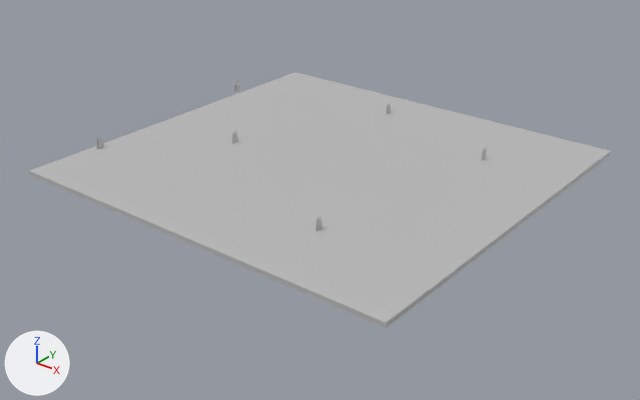
The FBX model Daniel/Uddermadness3rd/Main/Assets/Models/grass.fbx: old version first, new version second.
Camera for both pictures: a 50 mm lens placed at (0.146, -0.319, 0.177), pointed at (-0.103, -0.009, -0.015). Every picture has the same lights, and +X, +Y and +Z are marked at lower left. Where no turn or scale is listed for an object, it has been applied to the vertices.
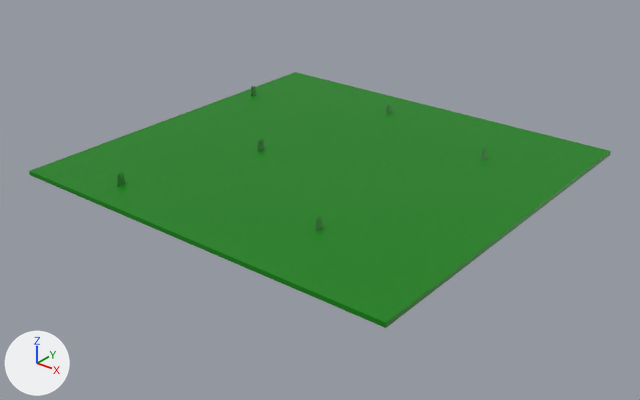
The newer file is also turned or shifted as a whole; pictures and numbers use the older file's frame.

What changed in the scene script:
```text
Change mat_lambert1:
    mat_lambert1.base_color: (0.5, 0.5, 0.5) -> (0.0, 0.218, 0.0)  # grey #bcbcbc -> green #008100
```

Location of each change, [x1, y1, x2, y2] in pixels of the pictures (640 x 400 px):
'terrain', recoloured (grey to green): [29, 72, 611, 328] in both
'pCube2.003', recoloured: [97, 138, 120, 186] in both
'pCube3.003', recoloured: [99, 138, 123, 186] in both
'pCube5.003', recoloured: [101, 136, 125, 184] in both
'pCube3.002', recoloured: [234, 133, 263, 151] in both
'pCube2.002', recoloured: [232, 133, 260, 152] in both
'pCube5.002', recoloured: [236, 130, 264, 149] in both
'pCube3.001', recoloured: [236, 82, 255, 96] in both
'pCube3.004', recoloured: [318, 217, 321, 231] in both
'pCube2.001', recoloured: [234, 84, 253, 96] in both
'pCube5.001', recoloured: [238, 82, 256, 95] in both
'pCube2.004', recoloured: [315, 219, 318, 231] in both
'pCube5.004', recoloured: [320, 217, 323, 228] in both
'pCube2.005', recoloured: [386, 104, 388, 114] in both
'pCube3', recoloured: [483, 151, 485, 161] in both
'pCube3.005', recoloured: [388, 106, 390, 114] in both
